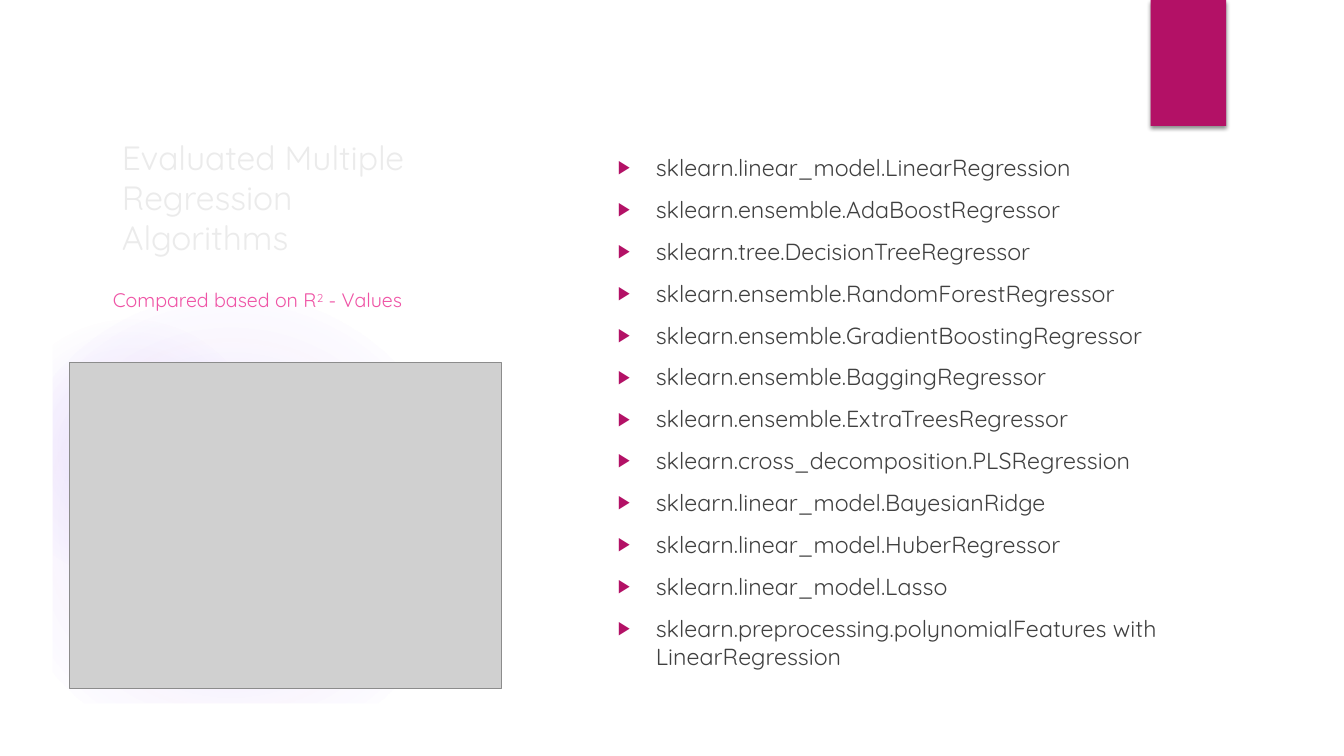
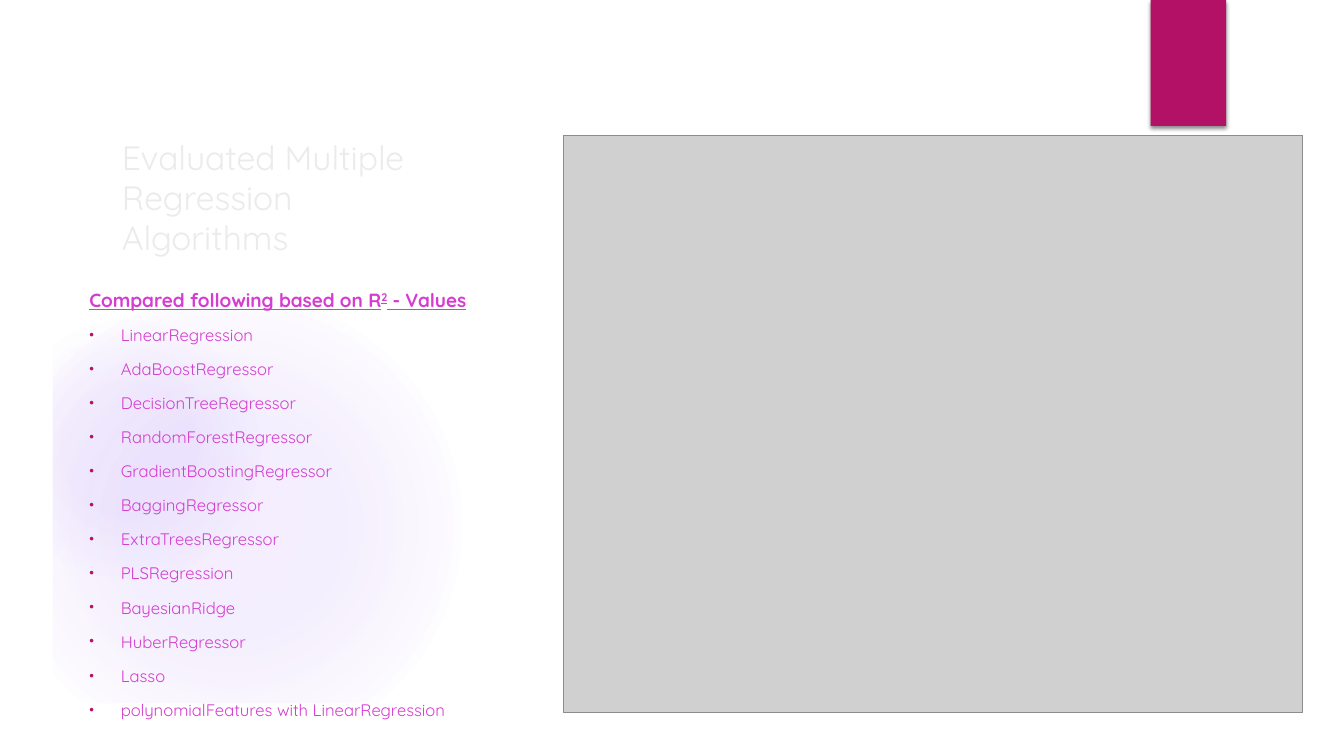
Before and after one commit to dhp6106/insaid-projects, a slide deck: slide 5 of term2/projects/CarSalesPrice/Term3-Project-ML1-Dhaval.pptx (slide 3 before the commit). Drawn at 1344x756 pixels with LibreOffice and Linux fonts; fonts in the diff are those of the drawing; grey boxes stand for pictures; background and template pictures are left out. Boxes give left, top, right and bottom in pixels: in the first picture for what was removed or moved away, otherwise in the second. Text is boxed around its words. In the diff, an @@ line names an element or a change of style, - is before the commit and + after.

```diff
--- a/term2/projects/CarSalesPrice/Term3-Project-ML1-Dhaval.pptx
+++ b/term2/projects/CarSalesPrice/Term3-Project-ML1-Dhaval.pptx
@@ picture: place and size @@
-picture at [70,362,501,688]
+picture at [564,135,1303,713]
@@ text removed at [656,159,1157,670] @@
-▶ sklearn.linear_model.LinearRegression
-▶ sklearn.ensemble.AdaBoostRegressor
-▶ sklearn.tree.DecisionTreeRegressor
-▶ sklearn.ensemble.RandomForestRegressor
-▶ sklearn.ensemble.GradientBoostingRegressor
-▶ sklearn.ensemble.BaggingRegressor
-▶ sklearn.ensemble.ExtraTreesRegressor
-▶ sklearn.cross_decomposition.PLSRegression
-▶ sklearn.linear_model.BayesianRidge
-▶ sklearn.linear_model.HuberRegressor
-▶ sklearn.linear_model.Lasso
-▶ sklearn.preprocessing.polynomialFeatures with LinearRegression
@@ text at [89,293,466,720]: text changed; size 14 to 11.9 pt; text colour #EF53A5 to #D53DD0 @@
-Compared based on R2 - Values
+Compared following based on R2 - Values
+• LinearRegression
+• AdaBoostRegressor
+• DecisionTreeRegressor
+• RandomForestRegressor
+• GradientBoostingRegressor
+• BaggingRegressor
+• ExtraTreesRegressor
+• PLSRegression
+• BayesianRidge
+• HuberRegressor
+• Lasso
+• polynomialFeatures with LinearRegression
```
Also in this commit, not shown: 6 other slides changed, 2 slides added, 1 other file.
